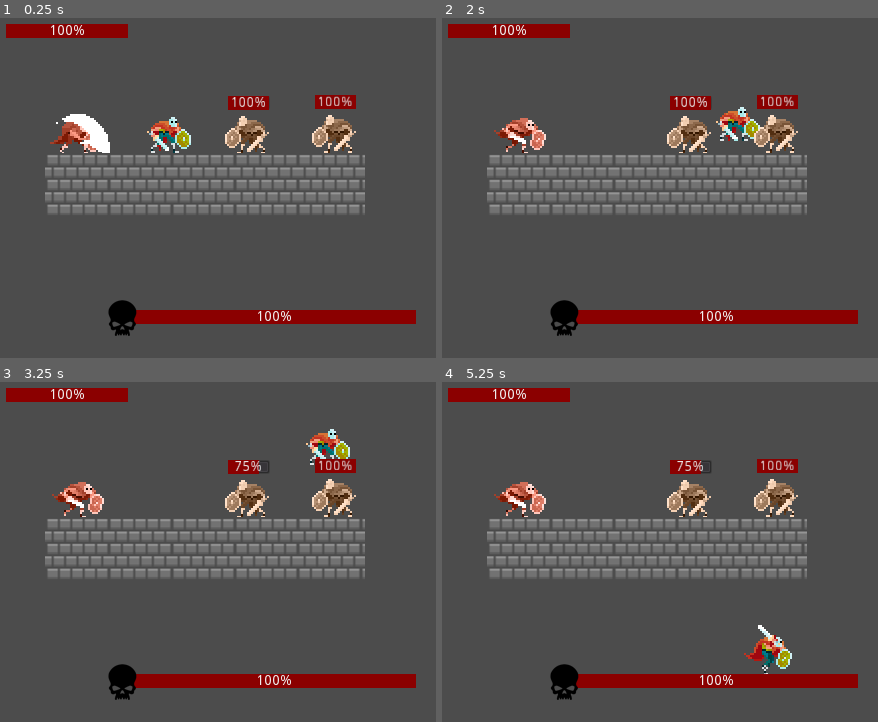
Above: before the commit, frames 1-4 (two rows, left to right).
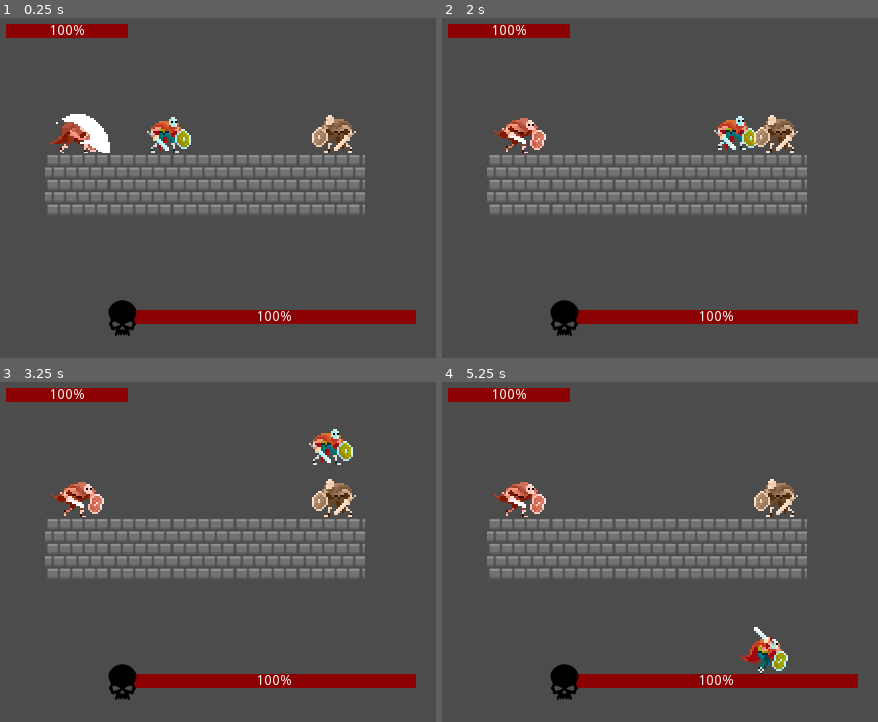
Above: after the commit, the same moments.

Repository: kpolucas/restitos
Game: Godot game, scene res://scenes/World.tscn
Same seed, same stepped clock (60 frames per second), same inputs: the game is played once before the commit and once after it.
Inputs:
- Up to frame 1 (0.25 s): no input
- Up to frame 2 (2 s): hold D (right) from 0.53 s (still down); tap F (attack) at 0.6 s; tap W (jump) at 0.77, 1.52 s; tap G (block) at 1.35 s
- Up to frame 3 (3.25 s): release D (right) at 2.03 s; hold A (left) 2.03-2.78 s; tap F (attack) at 2.1 s; hold D (right) from 2.78 s (still down); tap G (block) at 2.85 s; tap W (jump) at 3.02 s
- Up to frame 4 (5.25 s): tap F (attack) at 3.6, 5.1 s; tap W (jump) at 3.77, 4.52 s; release D (right) at 4.28 s; hold A (left) 4.28-5.03 s; tap G (block) at 4.35 s; hold D (right) from 5.03 s (still down)

The runs differ from the first frame. In frame 1, 1.4% of the frame differs, in the area x 51-82%, y 22-40%; in frame 2, 2.2%; in frame 3, 1.9%; in frame 4, 2.1%.

Commit message:
boss health on hud

Diff:
--- a/scenes/Dummy.tscn
+++ b/scenes/Dummy.tscn
@@ -1,15 +1,11 @@
-[gd_scene load_steps=6 format=2]
+[gd_scene load_steps=4 format=2]
 
 [ext_resource path="res://scripts/Dummy.gd" type="Script" id=1]
 [ext_resource path="res://sprites/dummy/sparring.png" type="Texture" id=2]
-[ext_resource path="res://scripts/ProgressBar.gd" type="Script" id=3]
 
 [sub_resource type="CapsuleShape2D" id=1]
 radius = 19.8167
 height = 0.527313
-
-[sub_resource type="StyleBoxFlat" id=2]
-bg_color = Color( 0.54902, 0, 0, 1 )
 
 [node name="Dummy" type="KinematicBody2D" groups=[
 "enemies",
@@ -23,16 +19,3 @@
 [node name="CollisionShape2D" type="CollisionShape2D" parent="."]
 position = Vector2( -7.12723, 13.1407 )
 shape = SubResource( 1 )
-
-[node name="ProgressBar" type="ProgressBar" parent="."]
-margin_left = -24.8065
-margin_top = -26.0
-margin_right = 16.9546
-margin_bottom = -12.0
-custom_styles/fg = SubResource( 2 )
-value = 100.0
-script = ExtResource( 3 )
-__meta__ = {
-"_edit_use_anchors_": false
-}
-[connection signal="damaged" from="." to="ProgressBar" method="_on_Dummy_damaged"]
--- a/scenes/Hud.tscn
+++ b/scenes/Hud.tscn
@@ -26,7 +26,7 @@
 "_edit_use_anchors_": false
 }
 
-[node name="ProgressBar" type="ProgressBar" parent="."]
+[node name="BossHealth" type="ProgressBar" parent="."]
 margin_left = 144.0
 margin_top = 302.0
 margin_right = 427.0
@@ -37,7 +37,7 @@
 "_edit_use_anchors_": false
 }
 
-[node name="TextureRect" type="TextureRect" parent="ProgressBar"]
+[node name="TextureRect" type="TextureRect" parent="BossHealth"]
 margin_left = -30.7204
 margin_top = -11.7824
 margin_right = 9.27963
--- a/scenes/World.tscn
+++ b/scenes/World.tscn
@@ -1,10 +1,11 @@
-[gd_scene load_steps=7 format=2]
+[gd_scene load_steps=8 format=2]
 
 [ext_resource path="res://scenes/Player.tscn" type="PackedScene" id=1]
 [ext_resource path="res://scenes/Dummy.tscn" type="PackedScene" id=2]
 [ext_resource path="res://sprites/floor/floor.png" type="Texture" id=3]
 [ext_resource path="res://scenes/Dummy-with-attack.tscn" type="PackedScene" id=4]
 [ext_resource path="res://scenes/Hud.tscn" type="PackedScene" id=5]
+[ext_resource path="res://scripts/Hud.gd" type="Script" id=6]
 
 [sub_resource type="RectangleShape2D" id=1]
 extents = Vector2( 160.028, 30.7568 )
@@ -16,9 +17,6 @@
 
 [node name="Dummy" parent="." instance=ExtResource( 2 )]
 position = Vector2( 350.654, 113.496 )
-
-[node name="Dummy2" parent="." instance=ExtResource( 2 )]
-position = Vector2( 264.237, 113.941 )
 
 [node name="Dummy-with-attack" parent="." instance=ExtResource( 4 )]
 position = Vector2( 89, 114 )
@@ -33,3 +31,5 @@
 shape = SubResource( 1 )
 
 [node name="Hud" parent="." instance=ExtResource( 5 )]
+script = ExtResource( 6 )
+[connection signal="damaged" from="Dummy" to="Hud" method="_on_Dummy_damaged"]
--- /dev/null
+++ b/scripts/Hud.gd
@@ -0,0 +1,4 @@
+extends Control
+
+func _on_Dummy_damaged(newHealth):
+	$BossHealth.value = newHealth
--- a/scripts/ProgressBar.gd
+++ /dev/null
@@ -1,5 +0,0 @@
-extends ProgressBar
-
-
-func _on_Dummy_damaged(health):
-	self.value = health
Not shown: 1 places in scenes/Player.tscn that only renumber resources
